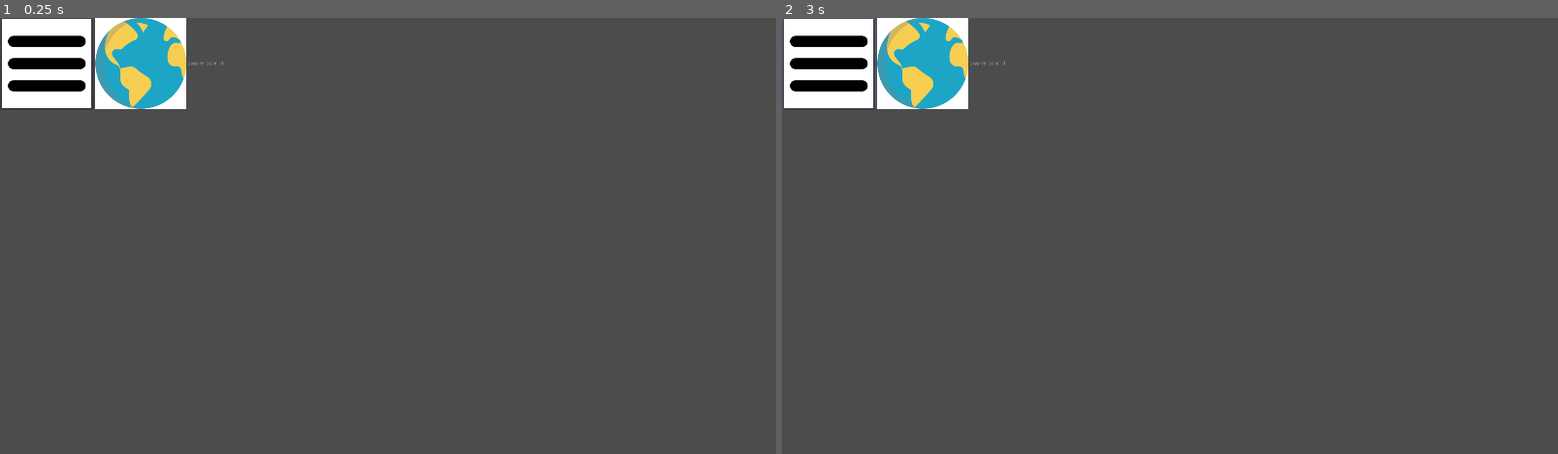
Above: before the commit, frames 1-2 (left to right).
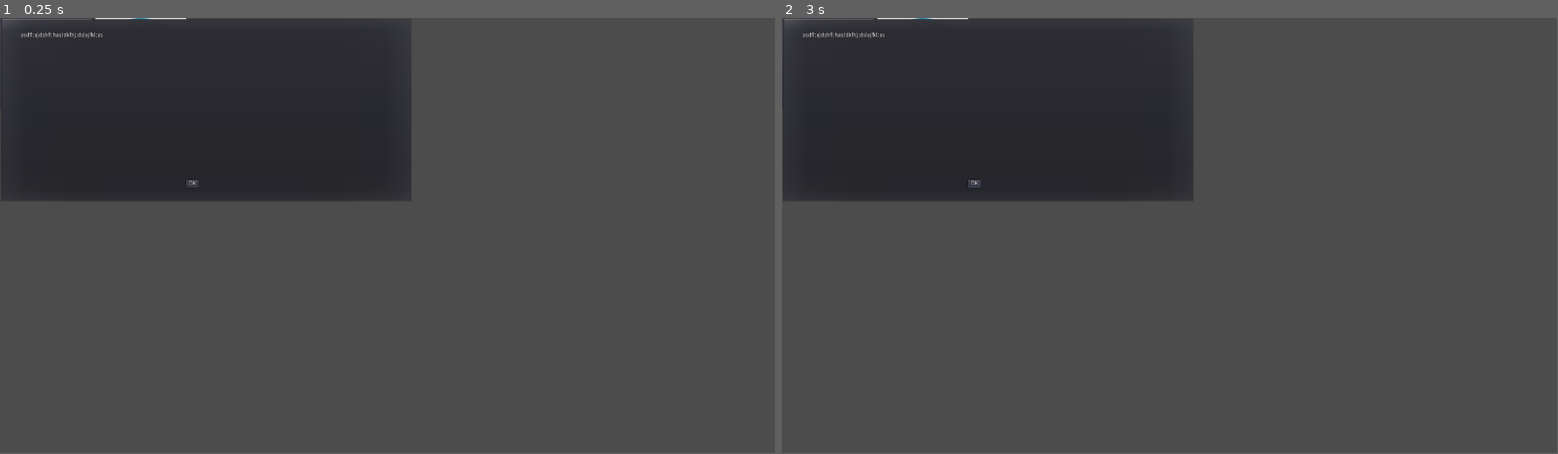
Above: after the commit, the same moments.

Repository: MartinFric/beeasone
Game: Godot game, scene res://levels/Level1CollectingNectar.tscn
Two runs of this game, one before a commit and one after it. Both use one fixed random seed, a clock stepped at 60 frames per second and the inputs below. This scene is started directly instead of the project's main scene.
Inputs (mouse positions are in pixels of both pictures, inside the frame that each line leads up to):
- Up to frame 1 (0.25 s): no input
- Up to frame 2 (3 s): click (976, 183) at 0.5 s, where only the run after the commit has a clickable "OK"; click (976, 183) at 1.25 s, where only the run after the commit has a clickable "OK"; click (921, 61) at 2 s; click (828, 61) at 2.75 s
In our replay, the window is 800x450 before the commit and 799x449 after it. These sizes can differ from the game's own. Grey fills any space a smaller window leaves; there, only what the larger window draws over its background counts as a difference.

The runs differ from the first frame. In frame 1, 21% of the frame differs, in the area x 0-53%, y 0-42%; in frame 2, 22%.

Commit message:
Auto stash before merge of "master" and "origin/master"

Diff:
--- /dev/null
+++ b/assets/ObjectivesFlowersPopup.gd
@@ -0,0 +1,15 @@
+extends PopupDialog
+
+# class member variables go here, for example:
+# var a = 2
+# var b = "textvar"
+
+func _ready():
+	# Called when the node is added to the scene for the first time.
+	# Initialization here
+	pass
+
+#func _process(delta):
+#	# Called every frame. Delta is time since last frame.
+#	# Update game logic here.
+#	pass
--- /dev/null
+++ b/assets/ObjectivesFlowersPopup.tscn
@@ -0,0 +1,70 @@
+[gd_scene format=2]
+
+[node name="ObjectiveFlowersPopup" type="PopupDialog" index="0"]
+
+anchor_left = 0.0
+anchor_top = 0.0
+anchor_right = 0.0
+anchor_bottom = 0.0
+margin_right = 1021.0
+margin_bottom = 457.0
+rect_pivot_offset = Vector2( 0, 0 )
+rect_clip_content = false
+mouse_filter = 0
+mouse_default_cursor_shape = 0
+size_flags_horizontal = 1
+size_flags_vertical = 1
+popup_exclusive = false
+
+[node name="RichTextLabel" type="RichTextLabel" parent="." index="0"]
+
+anchor_left = 0.0
+anchor_top = 0.0
+anchor_right = 0.0
+anchor_bottom = 0.0
+margin_left = 51.0
+margin_top = 36.0
+margin_right = 930.0
+margin_bottom = 342.0
+rect_pivot_offset = Vector2( 0, 0 )
+rect_clip_content = true
+mouse_filter = 0
+mouse_default_cursor_shape = 0
+size_flags_horizontal = 1
+size_flags_vertical = 1
+bbcode_enabled = false
+bbcode_text = ""
+visible_characters = -1
+percent_visible = 1.0
+meta_underlined = true
+tab_size = 4
+text = "asdfl;ajdshfl;hasldkfhj;dslajfkl;as"
+scroll_active = true
+scroll_following = false
+selection_enabled = false
+override_selected_font_color = false
+
+[node name="OkButton" type="Button" parent="." index="1"]
+
+anchor_left = 0.0
+anchor_top = 0.0
+anchor_right = 0.0
+anchor_bottom = 0.0
+margin_left = 461.0
+margin_top = 401.0
+margin_right = 492.0
+margin_bottom = 421.0
+rect_pivot_offset = Vector2( 0, 0 )
+rect_clip_content = false
+focus_mode = 2
+mouse_filter = 0
+mouse_default_cursor_shape = 0
+size_flags_horizontal = 1
+size_flags_vertical = 1
+toggle_mode = false
+enabled_focus_mode = 2
+shortcut = null
+group = null
+text = "OK"
+flat = false
+align = 1
--- /dev/null
+++ b/assets/flower.gd
@@ -0,0 +1,17 @@
+extends StaticBody2D
+
+# class member variables go here, for example:
+var started = false
+var stopped = false
+
+func _ready():
+	add_to_group("flowers")
+
+func start_timer():
+	pass
+
+
+#func _process(delta):
+#	# Called every frame. Delta is time since last frame.
+#	# Update game logic here.
+#	pass
--- a/assets/flower.tscn
+++ b/assets/flower.tscn
@@ -1,11 +1,13 @@
-[gd_scene load_steps=2 format=2]
+[gd_scene load_steps=3 format=2]
+
+[ext_resource path="res://assets/flower.gd" type="Script" id=1]
 
 [sub_resource type="CircleShape2D" id=1]
 
 custom_solver_bias = 0.0
 radius = 10.0
 
-[node name="FlowerBody" type="StaticBody2D" index="0"]
+[node name="Flower" type="StaticBody2D" index="0"]
 
 input_pickable = false
 collision_layer = 1
@@ -14,11 +16,19 @@
 constant_angular_velocity = 0.0
 friction = 1.0
 bounce = 0.0
+script = ExtResource( 1 )
 
 [node name="CollisionShape2D" type="CollisionShape2D" parent="." index="0"]
 
-position = Vector2( 73.7589, 63.5111 )
+position = Vector2( -1.13324, 3.35202 )
 scale = Vector2( 4.67485, 3.99664 )
 shape = SubResource( 1 )
 
 [node name="Sprite" type="Sprite" parent="." index="1"]
+
+[node name="Timer" type="Timer" parent="." index="2"]
+
+process_mode = 1
+wait_time = 1.0
+one_shot = false
+autostart = false
--- /dev/null
+++ b/levels/Level1CollectingNectar.gd
@@ -0,0 +1,15 @@
+extends Node
+
+var objectivePopupMenu
+# class member variables go here, for example:
+# var a = 2
+var nectarCollected = 0
+
+func _ready():
+	objectivePopupMenu = get_node("ObjectiveFlowersPopup")
+	objectivePopupMenu.show()
+
+#func _process(delta):
+#	# Called every frame. Delta is time since last frame.
+#	# Update game logic here.
+#	pass
--- a/levels/Level1CollectingNectar.tscn
+++ b/levels/Level1CollectingNectar.tscn
@@ -1,7 +1,20 @@
-[gd_scene load_steps=2 format=2]
+[gd_scene load_steps=5 format=2]
 
-[ext_resource path="res://TopBar.tscn" type="PackedScene" id=1]
+[ext_resource path="res://levels/Level1CollectingNectar.gd" type="Script" id=1]
+[ext_resource path="res://TopBar.tscn" type="PackedScene" id=2]
+[ext_resource path="res://assets/flower.tscn" type="PackedScene" id=3]
+[ext_resource path="res://assets/ObjectivesFlowersPopup.tscn" type="PackedScene" id=4]
 
-[node name="Node" type="Node" index="0"]
+[node name="Level1" type="Node" index="0"]
 
-[node name="MarginContainer" parent="." index="0" instance=ExtResource( 1 )]
+script = ExtResource( 1 )
+
+[node name="MarginContainer" parent="." index="0" instance=ExtResource( 2 )]
+
+[node name="Flower" parent="." index="1" instance=ExtResource( 3 )]
+
+position = Vector2( 173.28, 375.44 )
+
+[node name="ObjectiveFlowersPopup" parent="." index="2" instance=ExtResource( 4 )]
+
+visible = false
--- a/project.godot
+++ b/project.godot
@@ -11,15 +11,13 @@
 [application]
 
 config/name="New Game Project"
-run/main_scene="res://Intro.tscn"
+run/main_scene="res://MainMenu.tscn"
 config/icon="res://icon.png"
 
 [display]
 
 window/size/width=1920
 window/size/height=1080
-window/handheld/emulate_mouse_from_touch=false
-window/stretch/mode="2d"
 
 [rendering]
 
Not shown, changed: assets/Bee/right1.png.import
Not shown, changed: assets/Bee/right2.png.import
Not shown, changed: assets/Bee/up1.png.import
Not shown, changed: assets/Bee/up2.png.import
